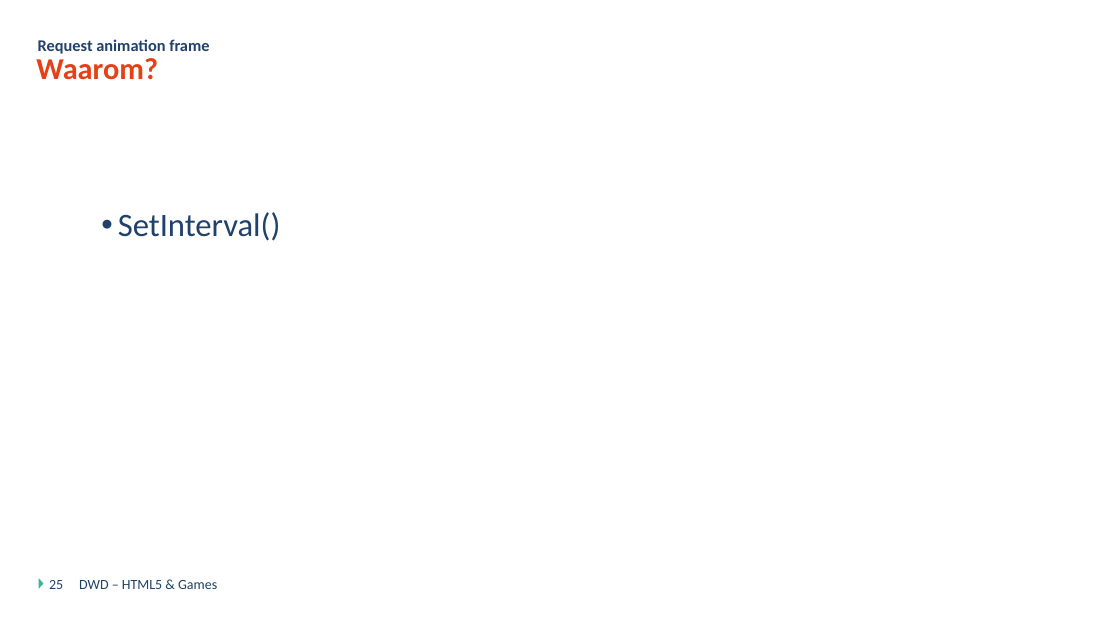
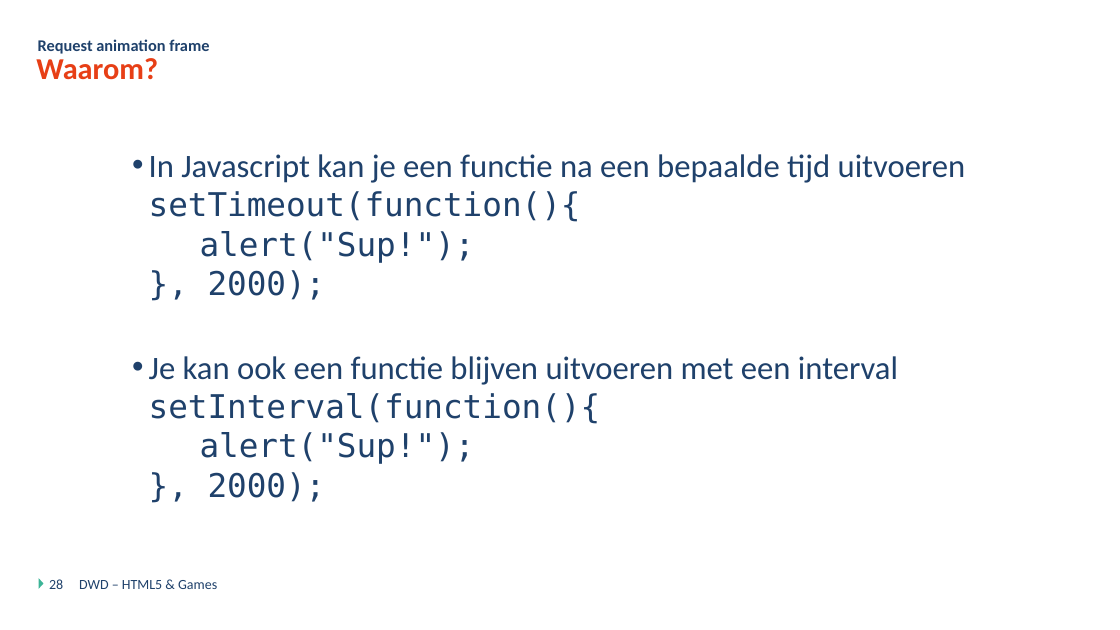
Before and after one commit to DmitriyVdE/Odisee_Bru_Dyn_Web_Dev_Opdracht, a slide deck: slide 28 of DWD - Javascript Games - Theorie.pptx (slide 25 before the commit). Drawn at 1120x630 pixels with LibreOffice and Linux fonts; fonts in the diff are those of the drawing; background and template pictures are left out. Boxes give left, top, right and bottom in pixels: in the first picture for what was removed or moved away, otherwise in the second. Text is boxed around its words. In the diff, an @@ line names an element or a change of style, - is before the commit and + after.

```diff
--- a/DWD - Javascript Games - Theorie.pptx
+++ b/DWD - Javascript Games - Theorie.pptx
@@ text at (149,154,966,502): text changed @@
-  • SetInterval()
+  • In Javascript kan je een functie na een bepaalde tijd uitvoeren setTimeout(function(){
+    alert("Sup!");
+    }, 2000);
+  • Je kan ook een functie blijven uitvoeren met een interval setInterval(function(){
+    alert("Sup!");
+    }, 2000);
@@ page number at (49,579,63,589): text changed @@
-25
+28
```
Also in this commit, not shown: 2 other slides changed, 4 slides added.
